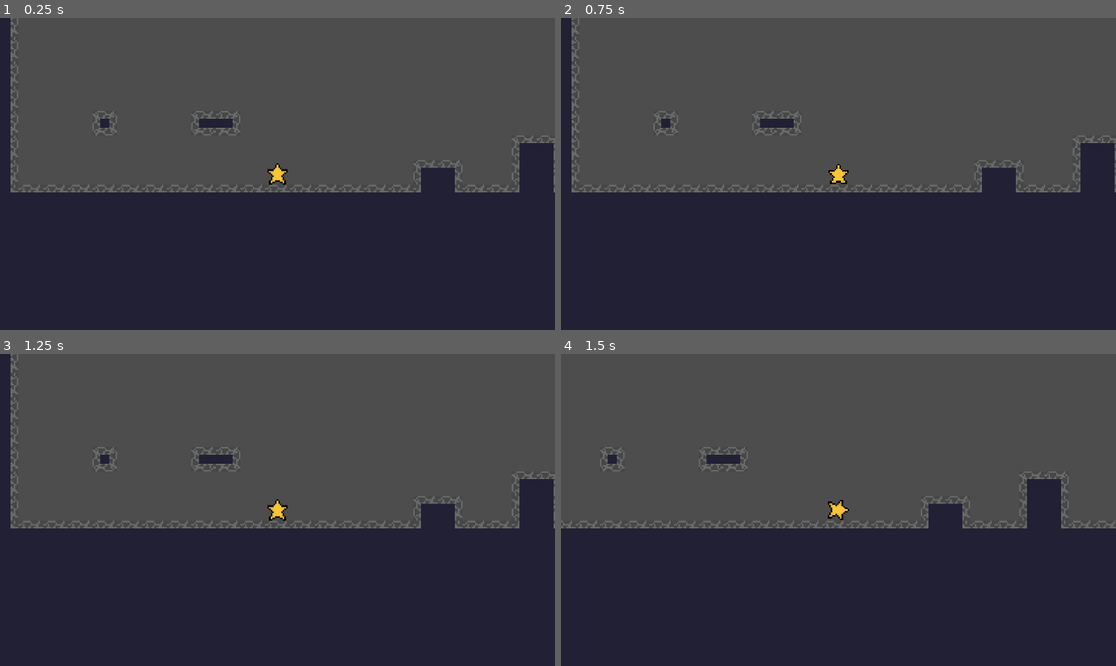
Above: before the commit, frames 1-4 (two rows, left to right).
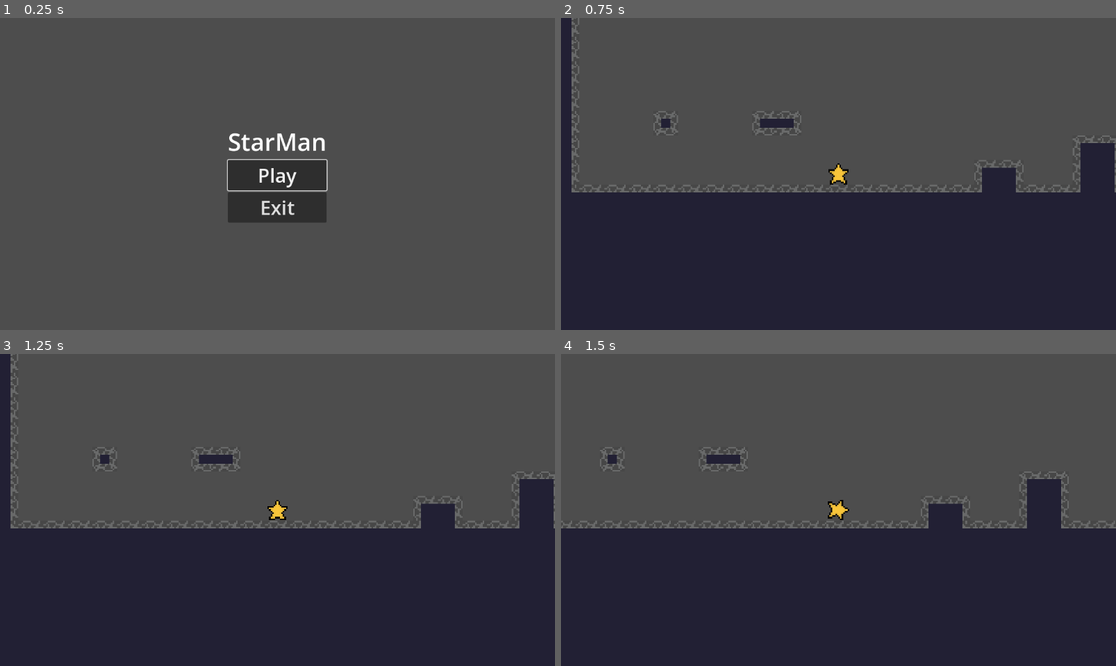
Above: after the commit, the same moments.

Repository: zackpoutziouris/2d_platformer_star
Game: Godot game, scene res://scenes/MainMenu.tscn
The game is run twice, just before and just after one commit, with the same random seed, the same clock (stepped at 60 frames per second) and the same inputs. Before the commit the project starts from res://scenes/world1-sandbox.tscn.
Inputs (mouse positions are in pixels of both pictures, inside the frame that each line leads up to):
- Up to frame 1 (0.25 s): no input
- Up to frame 2 (0.75 s): click (838, 174) at 0.5 s, where only the run after the commit has a clickable "Play"
- Up to frame 3 (1.25 s): no input
- Up to frame 4 (1.5 s): hold D (move_right) from 1.28 s (still down)

The runs differ from the first frame. In frame 1, 49% of the frame differs, in the area x 0-100%, y 0-100%; in frame 2, less than 0.1%; in frame 3, less than 0.1%; in frame 4, nothing differs.

Commit message:
Added base main menu
Play, Exit buttons and separate themes for labels and buttons.

Diff:
--- a/star/project.godot
+++ b/star/project.godot
@@ -11,7 +11,7 @@
 [application]
 
 config/name="star"
-run/main_scene="uid://bty2vrom6e8k0"
+run/main_scene="uid://do0oqvxglvg0b"
 config/features=PackedStringArray("4.6", "Forward Plus")
 config/icon="res://icon.svg"
 
--- /dev/null
+++ b/star/scenes/MainMenu.tscn
@@ -0,0 +1,40 @@
+[gd_scene format=3 uid="uid://do0oqvxglvg0b"]
+
+[ext_resource type="Script" uid="uid://bnkwfxbd426g4" path="res://scripts/main_menu.gd" id="1_yqorp"]
+
+[sub_resource type="Theme" id="Theme_yqorp"]
+Button/font_sizes/font_size = 40
+Label/font_sizes/font_size = 50
+
+[node name="MainMenu" type="Control" unique_id=1834080681]
+layout_mode = 3
+anchors_preset = 15
+anchor_right = 1.0
+anchor_bottom = 1.0
+grow_horizontal = 2
+grow_vertical = 2
+theme = SubResource("Theme_yqorp")
+script = ExtResource("1_yqorp")
+
+[node name="CenterContainer" type="CenterContainer" parent="." unique_id=1764989957]
+layout_mode = 1
+anchors_preset = 15
+anchor_right = 1.0
+anchor_bottom = 1.0
+grow_horizontal = 2
+grow_vertical = 2
+
+[node name="VBoxContainer" type="VBoxContainer" parent="CenterContainer" unique_id=462709084]
+layout_mode = 2
+
+[node name="Title" type="Label" parent="CenterContainer/VBoxContainer" unique_id=1427035368]
+layout_mode = 2
+text = "StarMan"
+
+[node name="PlayButton" type="Button" parent="CenterContainer/VBoxContainer" unique_id=145746295]
+layout_mode = 2
+text = "Play"
+
+[node name="ExitButton" type="Button" parent="CenterContainer/VBoxContainer" unique_id=1270432341]
+layout_mode = 2
+text = "Exit"
--- /dev/null
+++ b/star/scripts/main_menu.gd
@@ -0,0 +1,17 @@
+extends Control
+
+const GAME_SCENE := "res://scenes/world1-sandbox.tscn"
+
+@onready var play_button: Button = $CenterContainer/VBoxContainer/PlayButton
+@onready var exit_button: Button = $CenterContainer/VBoxContainer/ExitButton
+
+func _ready() -> void:
+	play_button.pressed.connect(_on_play_pressed)
+	exit_button.pressed.connect(_on_exit_pressed)
+	play_button.grab_focus()
+
+func _on_play_pressed() -> void:
+	get_tree().change_scene_to_file(GAME_SCENE)
+
+func _on_exit_pressed() -> void:
+	get_tree().quit()
Not shown, added: star/scripts/main_menu.gd.uid
